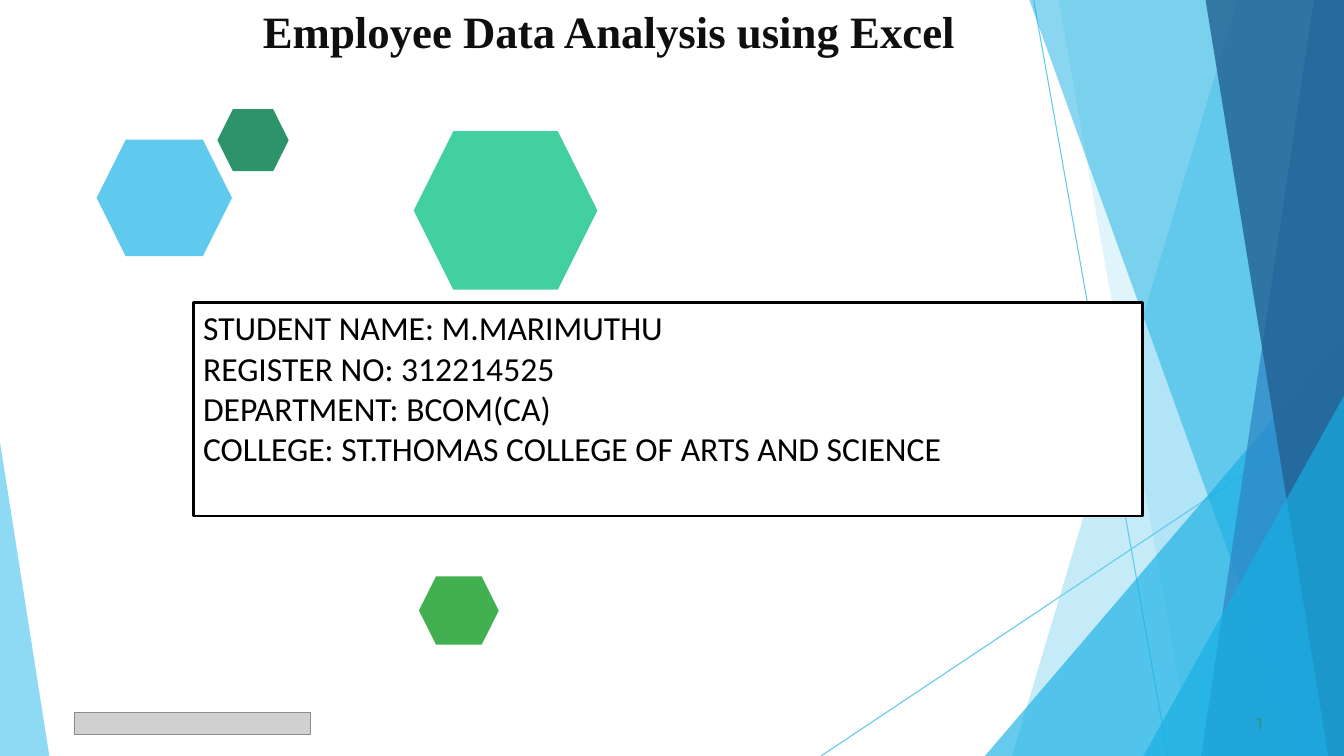
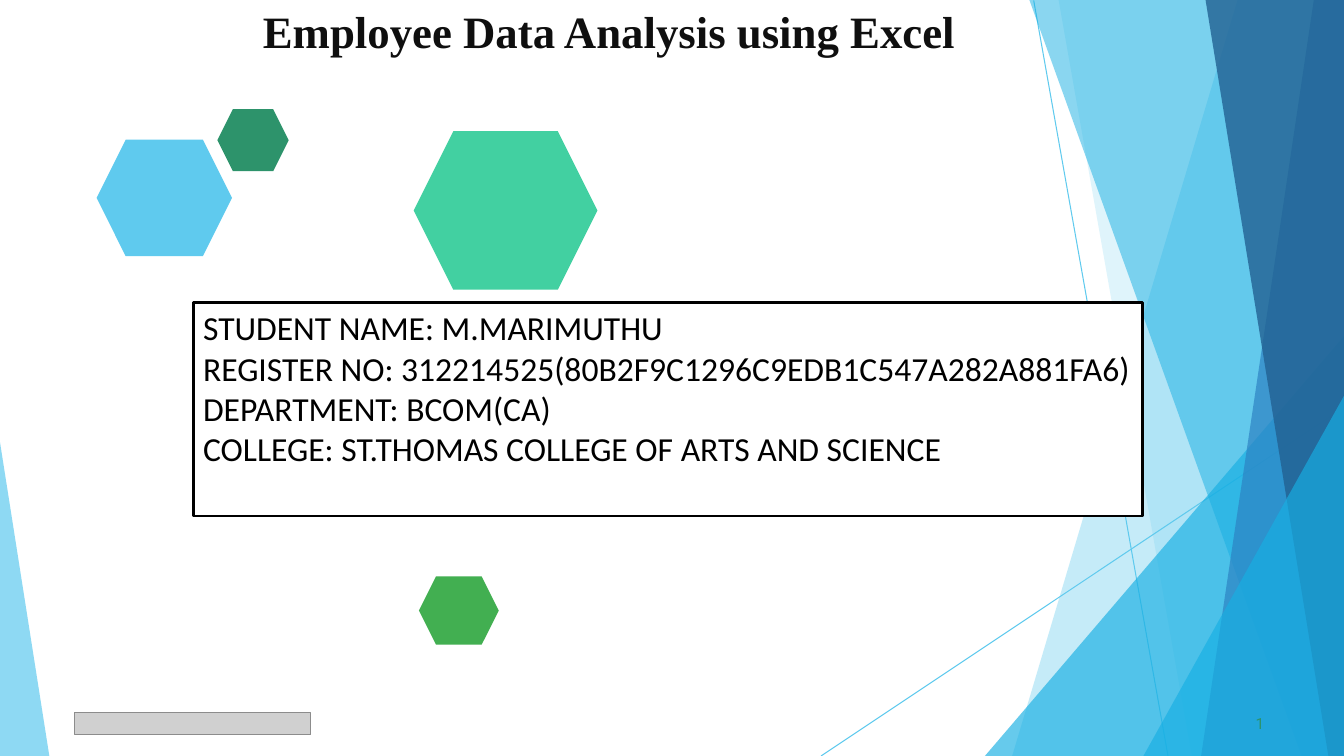
Before and after one commit to marimuthu20004/TNSDC-DA, a slide deck: slide 1 of EMPLOYEE DATA2.pptx. Drawn at 1344x756 pixels with LibreOffice and Linux fonts; fonts in the diff are those of the drawing; grey boxes stand for pictures. Boxes give left, top, right and bottom in pixels: in the first picture for what was removed or moved away, otherwise in the second. Text is boxed around its words. In the diff, an @@ line names an element or a change of style, - is before the commit and + after.

```diff
--- a/EMPLOYEE DATA2.pptx
+++ b/EMPLOYEE DATA2.pptx
@@ text in rectangle at (203, 356, 1129, 386): text changed @@
-REGISTER NO: 312214525
+REGISTER NO: 312214525(80B2F9C1296C9EDB1C547A282A881FA6)
```
